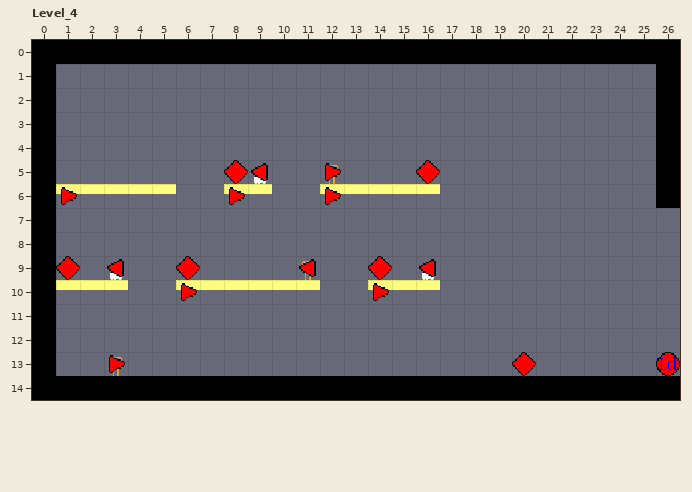
Level history. LDtk project: Assets/Monet/LDtk/Demo/Demo.ldtk. This is how it looked before the edit.
Cells are 16x16 px. Shown: Level_4 x 0..26, y 0..14. The commit also changed other parts of the map, which this record leaves out.
And afterwards:
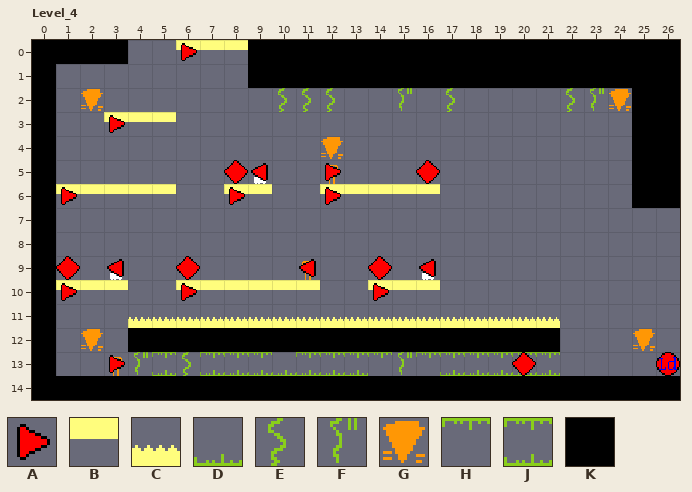
Key: from "Controls": A 5; from "Entities": B 72, C 90, D 288, E 289, F 290, G 291, H 306, J 310; from "Ground": K 0.
_ is an empty cell, . an unchanged one.
The exact change:
--- layer "Ground"
@@ x 4..25 @@
- 0 KKKKK.................
- 1 ....._________________
- 2 ....................._
- 3 ....................._
- 4 ....................._
- 5 ....................._
- 6 ....................._
+ 0 _____.................
+ 1 .....KKKKKKKKKKKKKKKKK
+ 2 .....................K
+ 3 .....................K
+ 4 .....................K
+ 5 .....................K
+ 6 .....................K
@@ x 4..21 @@
-12 __________________
+12 KKKKKKKKKKKKKKKKKK
--- layer "Entities"
@@ x 6..8 @@
- 0 ___
+ 0 BBB
@@ x 2..24 @@
- 2 _.......___.._._....___
- 3 .___...................
- 4 .........._............
+ 2 G.......EEE..F.E....EFG
+ 3 .BBB...................
+ 4 ..........G............
@@ x 2..25 @@
-11 ..__________________....
-12 _......................_
-13 ..__________________....
+11 ..CCCCCCCCCCCCCCCCCC....
+12 G......................G
+13 ..FJEJJJDJJJHFHJJJJJ....
--- layer "Controls"
@@ x 6..6 @@
- 0 _
+ 0 A
@@ x 3..3 @@
- 3 _
+ 3 A
@@ x 1..1 @@
-10 _
+10 A
